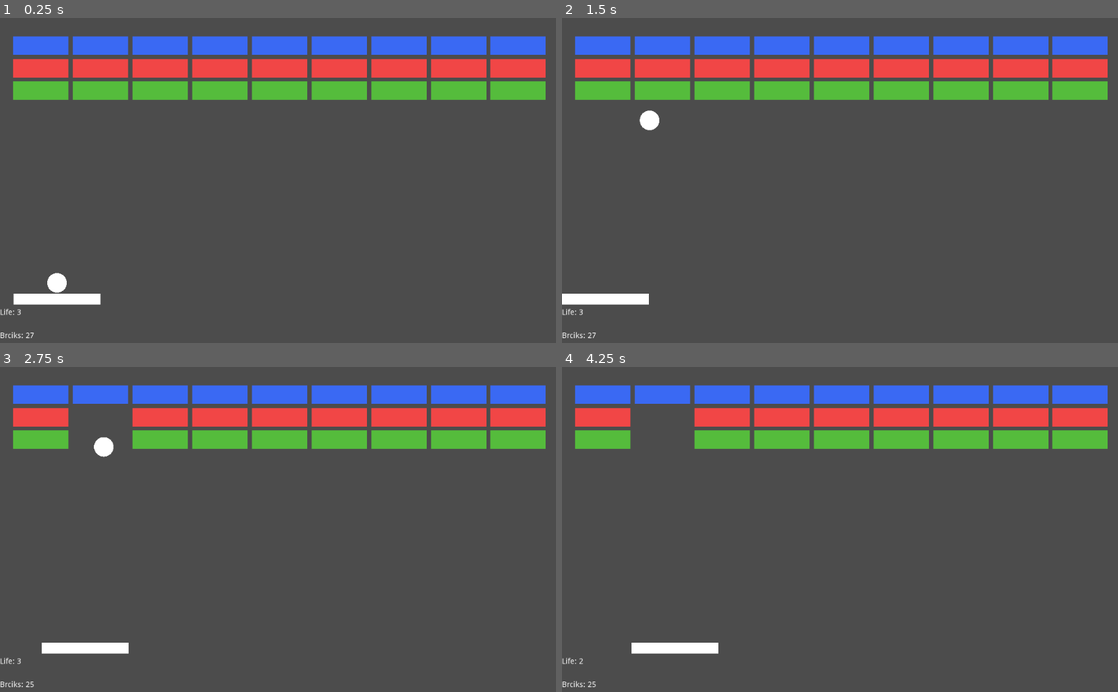
Above: before the commit, frames 1-4 (two rows, left to right).
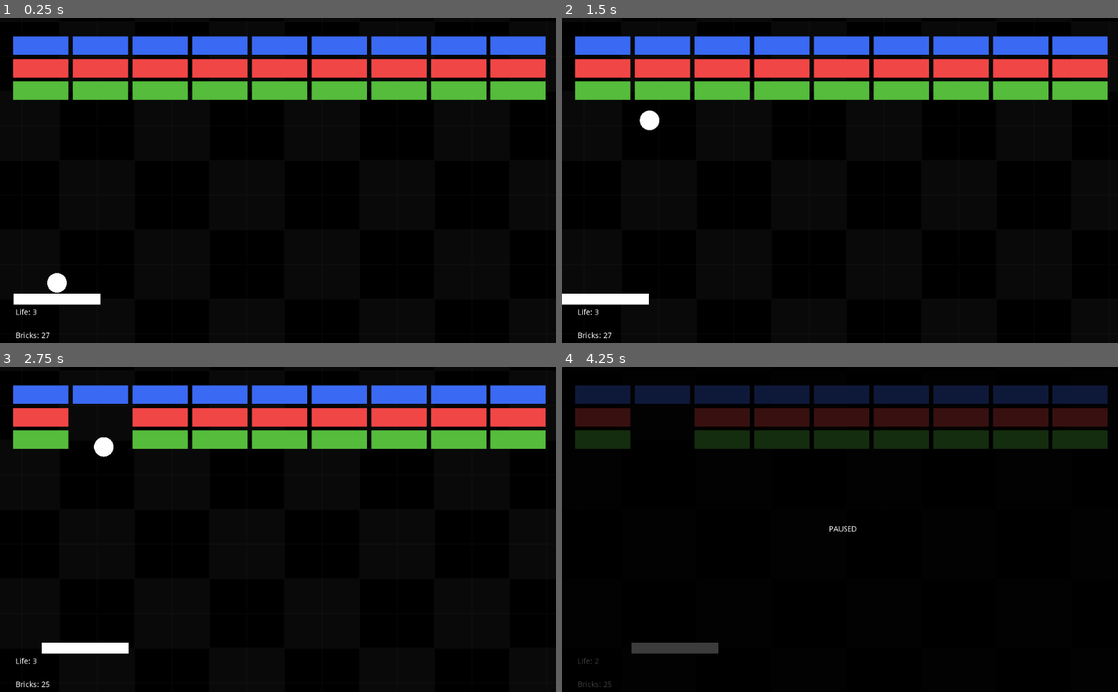
Above: after the commit, the same moments.

Repository: QuirrelForU/Arcaventure
Game: Godot game, scene res://scenes/TestScene.tscn
Same seed, same stepped clock (60 frames per second), same inputs: the game is played once before the commit and once after it.
Inputs (mouse positions are in pixels of both pictures, inside the frame that each line leads up to):
- Up to frame 1 (0.25 s): no input
- Up to frame 2 (1.5 s): tap Enter at 0.5 s; move the mouse to (867, 180) at 0.52 s; move the mouse to (812, 180) at 1.27 s
- Up to frame 3 (2.75 s): move the mouse to (289, 523) at 2.02 s
- Up to frame 4 (4.25 s): move the mouse to (834, 536) at 2.77 s; move the mouse to (878, 532) at 3.52 s; tap Tab (pause, bound only after the commit) at 4.15 s

The runs differ from the first frame. In frame 1, 84% of the frame differs, in the area x 0-100%, y 0-100%; in frame 2, 84%; in frame 3, 85%; in frame 4, 100%.

Commit message:
pause menu

Diff:
--- a/game/project.godot
+++ b/game/project.godot
@@ -28,6 +28,14 @@
 
 common/drop_mouse_on_gui_input_disabled=true
 
+[input]
+
+pause={
+"deadzone": 0.5,
+"events": [ Object(InputEventKey,"resource_local_to_scene":false,"resource_name":"","device":0,"alt":false,"shift":false,"control":false,"meta":false,"command":false,"pressed":false,"scancode":0,"physical_scancode":16777218,"unicode":0,"echo":false,"script":null)
+ ]
+}
+
 [layer_names]
 
 2d_physics/layer_2="Platform"
--- a/game/scenes/TestScene.tscn
+++ b/game/scenes/TestScene.tscn
@@ -6,6 +6,8 @@
 [ext_resource path="res://scenes/Ball.tscn" type="PackedScene" id=4]
 [ext_resource path="res://scripts/DeadZone.gd" type="Script" id=5]
 [ext_resource path="res://scripts/HUD.gd" type="Script" id=6]
+[ext_resource path="res://textures/prototype/Black/tex_6.png" type="Texture" id=7]
+[ext_resource path="res://scripts/PauseScreen.gd" type="Script" id=8]
 
 [sub_resource type="RectangleShape2D" id=4]
 extents = Vector2( 256, 255 )
@@ -17,6 +19,11 @@
 __meta__ = {
 "_edit_lock_": true
 }
+
+[node name="Tex6" type="Sprite" parent="."]
+position = Vector2( 524, 391 )
+scale = Vector2( 1.0791, 1 )
+texture = ExtResource( 7 )
 
 [node name="Platform" parent="." instance=ExtResource( 3 )]
 
@@ -274,6 +281,7 @@
 }
 
 [node name="HUD" type="CanvasLayer" parent="."]
+follow_viewport_enable = true
 script = ExtResource( 6 )
 
 [node name="Control" type="Control" parent="HUD"]
@@ -285,14 +293,13 @@
 }
 
 [node name="VBoxContainer" type="VBoxContainer" parent="HUD/Control"]
+anchor_left = 0.028
 anchor_top = 0.991
+anchor_right = 0.028
 anchor_bottom = 0.991
 margin_top = -57.6
 margin_right = 103.0
 custom_constants/separation = 29
-__meta__ = {
-"_edit_lock_": true
-}
 
 [node name="LifeLabel" type="Label" parent="HUD/Control/VBoxContainer"]
 margin_right = 103.0
@@ -305,4 +312,37 @@
 margin_bottom = 57.0
 text = "BRICKS_TO_WIN"
 
+[node name="PauseScreen" type="Control" parent="HUD"]
+pause_mode = 2
+visible = false
+anchor_right = 1.0
+anchor_bottom = 1.0
+script = ExtResource( 8 )
+
+[node name="ColorRect" type="ColorRect" parent="HUD/PauseScreen"]
+anchor_right = 1.0
+anchor_bottom = 1.0
+color = Color( 0, 0, 0, 0.760784 )
+
+[node name="Label" type="Label" parent="HUD/PauseScreen"]
+anchor_left = 0.5
+anchor_top = 0.5
+anchor_right = 0.5
+anchor_bottom = 0.5
+margin_left = -20.0
+margin_top = -7.0
+margin_right = 20.0
+margin_bottom = 7.0
+text = "PAUSED"
+
+[node name="DeathScreen" type="Control" parent="HUD"]
+visible = false
+anchor_right = 1.0
+anchor_bottom = 1.0
+
+[node name="WinScreen" type="Control" parent="HUD"]
+visible = false
+anchor_right = 1.0
+anchor_bottom = 1.0
+
 [connection signal="body_entered" from="DeadZone" to="DeadZone" method="_on_DeadZone_body_entered"]
--- a/game/scripts/Ball.gd
+++ b/game/scripts/Ball.gd
@@ -1,9 +1,7 @@
 extends KinematicBody2D
 
 
-# Declare member variables here. Examples:
-# var a = 2
-# var b = "text"
+
 var velocity = Vector2.ZERO
 var speed = 5
 var lerp_speed = 1.0
@@ -59,9 +57,10 @@
 func die():
 	visible = false
 	$CollisionShape2D.set_deferred("disabled",true)
-	respawn_timer.start()
-	global_vars.life_count-=1
-	emit_signal("update_life")
+	if global_vars.life_count  > 0 :
+		respawn_timer.start()
+		global_vars.life_count-=1
+		emit_signal("update_life")
 
 
 
--- a/game/scripts/HUD.gd
+++ b/game/scripts/HUD.gd
@@ -14,7 +14,7 @@
 	ball.connect("update_bricks",self,"update_bricks_label")
 	bricks_amount = $"../Bricks".get_child_count()
 	lifelabel.text = "Life: %d" % [global_vars.life_count]
-	brickslabel.text = "Brciks: %d" % [bricks_amount]
+	brickslabel.text = "Bricks: %d" % [bricks_amount]
 
 
 func update_life_label():
@@ -22,4 +22,4 @@
 
 func update_bricks_label():
 	bricks_amount -=1
-	brickslabel.text = "Brciks: %d" % [bricks_amount]
+	brickslabel.text = "Bricks: %d" % [bricks_amount]
--- /dev/null
+++ b/game/scripts/PauseScreen.gd
@@ -0,0 +1,20 @@
+extends Control
+
+
+var is_paused = false setget set_is_paused
+
+func _unhandled_input(event):
+	if event.is_action_pressed("pause"):
+		self.is_paused = !is_paused
+
+
+
+func set_is_paused(value):
+	is_paused = value
+	get_tree().paused = is_paused
+	visible = is_paused
+
+	if is_paused:
+		Input.set_mouse_mode(Input.MOUSE_MODE_VISIBLE)
+	else:
+		Input.set_mouse_mode(Input.MOUSE_MODE_CAPTURED)
Not shown: 1 places in game/scenes/TestScene.tscn that only renumber resources
